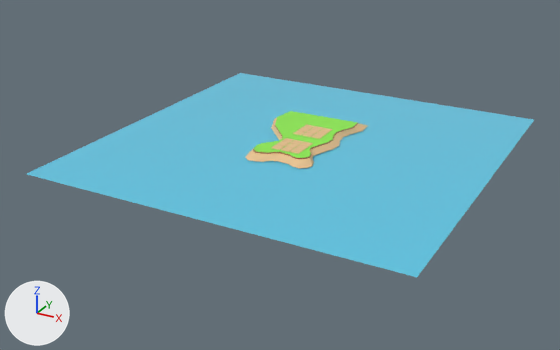
The glTF model Assets/GLTFs/Environment/Water/water_wave.glb: old version first, new version second.
Camera for both pictures: a 50 mm lens placed at (35.2, -68.9, 30.2), pointed at (-1.3, -2.6, -3.0). The lights are fixed; the arrows at lower left show +X, +Y and +Z. Where no turn or scale is listed for an object, it has been applied to the vertices. Vertices at the same position are counted once.
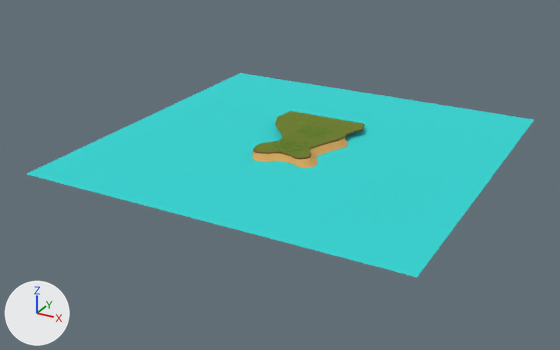
What differs and where, as boxes [x1, y1, x2, y2] in the pictures (560 x 350 px):
'Plane.002', recoloured, surface changed: [27, 73, 534, 277] in both
'Land', reshaped: before [246, 111, 368, 168]; after [252, 111, 365, 168]
part 1 of me_plane_002, rebuilt: before [271, 145, 284, 150]; after [272, 145, 284, 149]
part 2 of me_plane_002, rebuilt (not visible afterwards): before [281, 147, 294, 152]
part 3 of me_plane_002, rebuilt (not visible afterwards): before [290, 148, 303, 154]
part 4 of me_plane_002, rebuilt: before [295, 145, 308, 150]; after [296, 145, 307, 150]
part 5 of me_plane_002, rebuilt: before [291, 140, 303, 145]; after [291, 140, 303, 144]
part 7 of me_plane_003, cut back: before [247, 111, 368, 158]; after [254, 111, 365, 158]
part 8 of me_plane_003, recoloured (beige to orange): before [246, 137, 339, 168]; after [252, 138, 347, 168]
part 9 of me_plane_003, recoloured: [254, 117, 311, 158] in both
part 10 of me_plane_003, recoloured: [253, 143, 328, 159] in both

What changed in the scene script:
```text
Change me_plane_002:
    remove me_plane_002.from_pydata(...)  # 144 vertices, 216 faces; spans x -0.5..2.7, y -0.5..7.5, z -0.22..0.0
    remove me_plane_002.materials.append(mat_sand)  # beige #e7c392
    add me_plane_002.from_pydata(...)  # 864 vertices, 1296 faces; spans x -0.5..2.7, y -0.5..7.5, z -0.02..0.0
    me_plane_002 part 1: the loose piece of 8 vertices spanning x -0.5..0.5, y -0.5..0.5, z -0.22..0.0 is rebuilt with 48 vertices and now spans x -0.5..0.5, y -0.5..0.5, z -0.02..0.0, in mat_beachtexture (picture img_texture)
    me_plane_002 part 2: the loose piece of 8 vertices spanning x 0.6..1.6, y -0.5..0.5, z -0.22..0.0 is rebuilt with 48 vertices and now spans x 0.6..1.6, y -0.5..0.5, z -0.02..0.0, in mat_beachtexture (picture img_texture)
    me_plane_002 part 3: the loose piece of 8 vertices spanning x 1.7..2.7, y -0.5..0.5, z -0.22..0.0 is rebuilt with 48 vertices and now spans x 1.7..2.7, y -0.5..0.5, z -0.02..0.0, in mat_beachtexture (picture img_texture)
    me_plane_002 part 4: the loose piece of 8 vertices spanning x 1.7..2.7, y 0.6..1.6, z -0.22..0.0 is rebuilt with 48 vertices and now spans x 1.7..2.7, y 0.6..1.6, z -0.02..0.0, in mat_beachtexture (picture img_texture)
    me_plane_002 part 5: the loose piece of 8 vertices spanning x 0.6..1.6, y 1.7..2.7, z -0.22..0.0 is rebuilt with 48 vertices and now spans x 0.6..1.6, y 1.7..2.7, z -0.02..0.0, in mat_beachtexture (picture img_texture)
    me_plane_002 part 6: the surface is now shaded smooth
    add me_plane_002.materials.append(mat_beachtexture)  # picture img_texture
Change me_plane_003:
    remove me_plane_003.from_pydata(...)  # 96 vertices, 188 faces; spans x -6.5..4.1, y -17.3..-1.9, z -0.6..0.0
    add me_plane_003.from_pydata(...)  # 87 vertices, 140 faces; spans x -5.7..5.3, y -17.3..-1.9, z -1.1..0.0
    me_plane_003 part 7
    31 vertices are removed from x -6.5..4.1, y -15.4..-1.9, z -0.6..0.0
    107 faces are deleted
    11 vertices in x -3.4..3.5, y -17.3..-11.6, z -0.6 move by (0.8, 0.0, -0.5)
    11 vertices move from x 2.4..3.7, y -15.4..-6.1, z -0.6..0.0 to x 3.4..4.9, y -14.6..-6.1, z -1.1..0.0
    22 vertices are added at x -5.7..5.3, y -15.4..-1.9, z -1.1..0.0
    59 new faces join them
    me_plane_003 part 8: 41 faces spanning x -3.1..4.9, y -17.3..-8.0, z -1.1..-0.1 switch from mat_sand (beige #e7c392) to mat_beachtexture (picture img_texture)
    me_plane_003 part 9: 8 faces spanning x -5.7..3.0, y -16.1..-5.7, z 0.0 switch from mat_gras (green #90e755) to mat_beachtexture (picture img_texture)
    me_plane_003 part 10: 32 faces spanning x -3.1..3.0, y -16.2..-10.3, z -0.1..0.0 switch from mat_dirt (brown #a25c3d) to mat_beachtexture (picture img_texture)
Change me_plane_001:
    where me_plane_001.from_pydata(...)  # 289 vertices, 512 faces; spans x -20.0..20.0, y -20.0..20.0, z 0.6
    remove me_plane_001.materials.append(mat_material)  # cyan #5dc9e7
    me_plane_001 part 11: texture (UV) coordinates of 512 of 512 faces, centred in x -19.2..19.2, y -19.2..19.2, z 0.6, changed; they spanned u 0.0..1.0, v 0.0..1.0 and now span u 0.0..0.0, v 0.98..0.98
    add me_plane_001.materials.append(mat_beachtexture)  # picture img_texture
```
